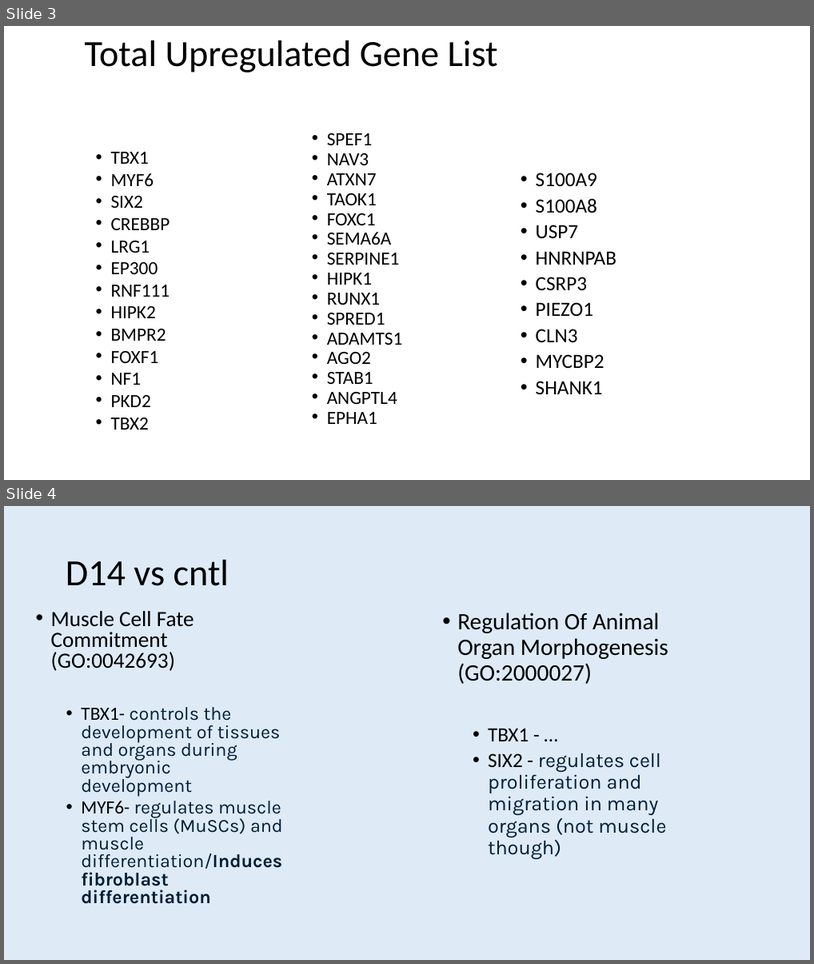
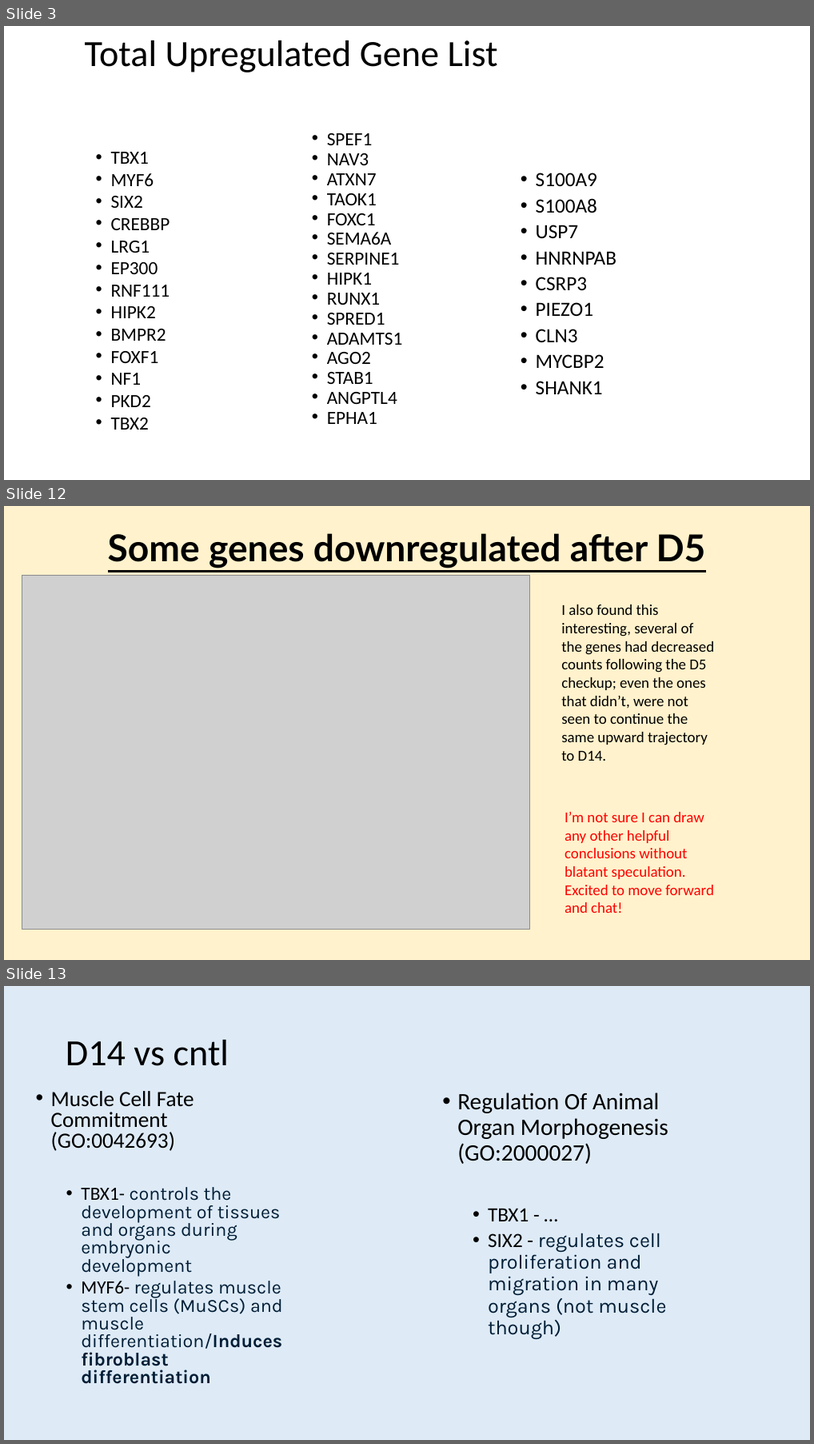
Before and after one commit to zbates1/Owens-Lab-RNASeq, a slide deck: Col1GFP_Sepsis/DEG analysis.pptx. Shown one above the other, each under a label of ours: slides 3 and 4 before the commit, slides 3, 12 and 13 after it; the slides between them are not shown. The pictures are 814x964 and 814x1444 pixels, drawn with LibreOffice and Linux fonts; fonts in the diff are those of the drawing; grey boxes stand for pictures. Boxes give left, top, right and bottom in pixels: in the first picture for what was removed or moved away, otherwise in the second. Text is boxed around its words. In the diff, an @@ line names an element or a change of style, - is before the commit and + after.

```diff
--- a/Col1GFP_Sepsis/DEG analysis.pptx
+++ b/Col1GFP_Sepsis/DEG analysis.pptx
@@ slide 12 added at (4,506,810,960), background #FFF2CC @@
@@ title added at (108,533,706,568), 44 pt, text #000000, bold, underline @@
+Some genes downregulated after D5
@@ picture added at (22,575,530,929) @@
@@ text added at (562,604,714,760), 18 pt, text #000000 @@
+I also found this interesting, several of the genes had decreased counts following the D5 checkup; even the ones that didn’t, were not seen to continue the same upward trajectory to D14.
@@ text added at (565,812,714,912), 18 pt, text #FF0000 @@
+I’m not sure I can draw any other helpful conclusions without blatant speculation. Excited to move forward and chat!
@@ what was slide 4 is now slide 13 @@
```
Also in this commit, not shown: 8 other slides added, 4 other files.
